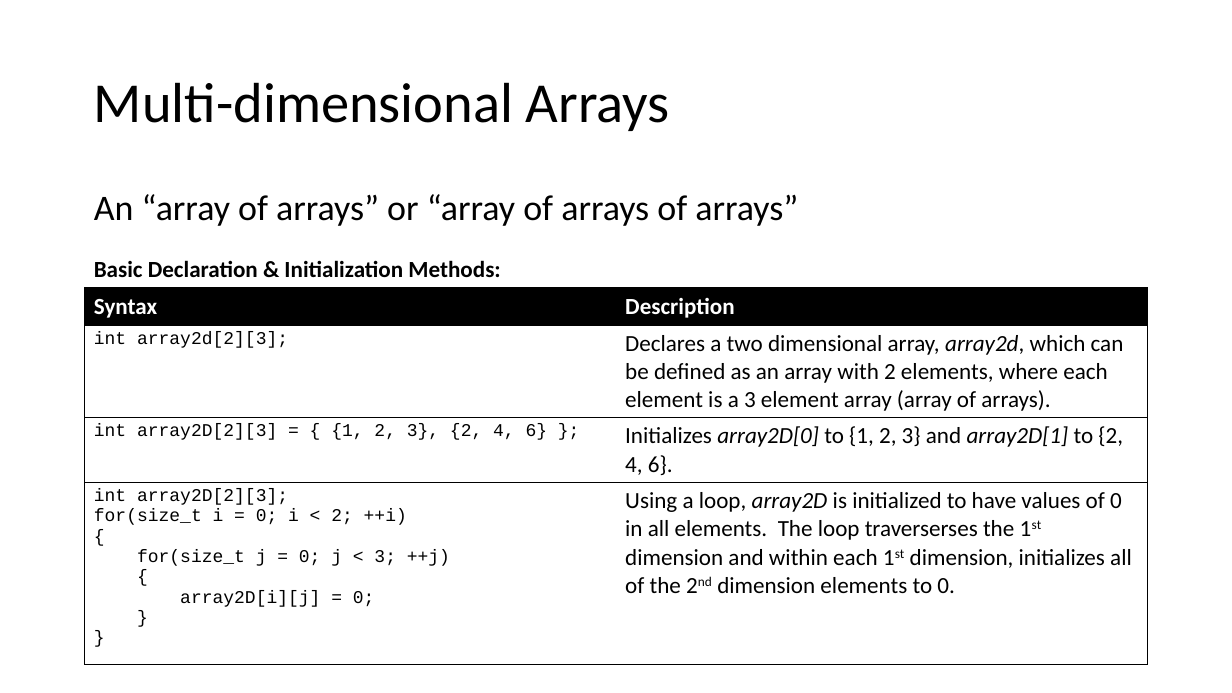
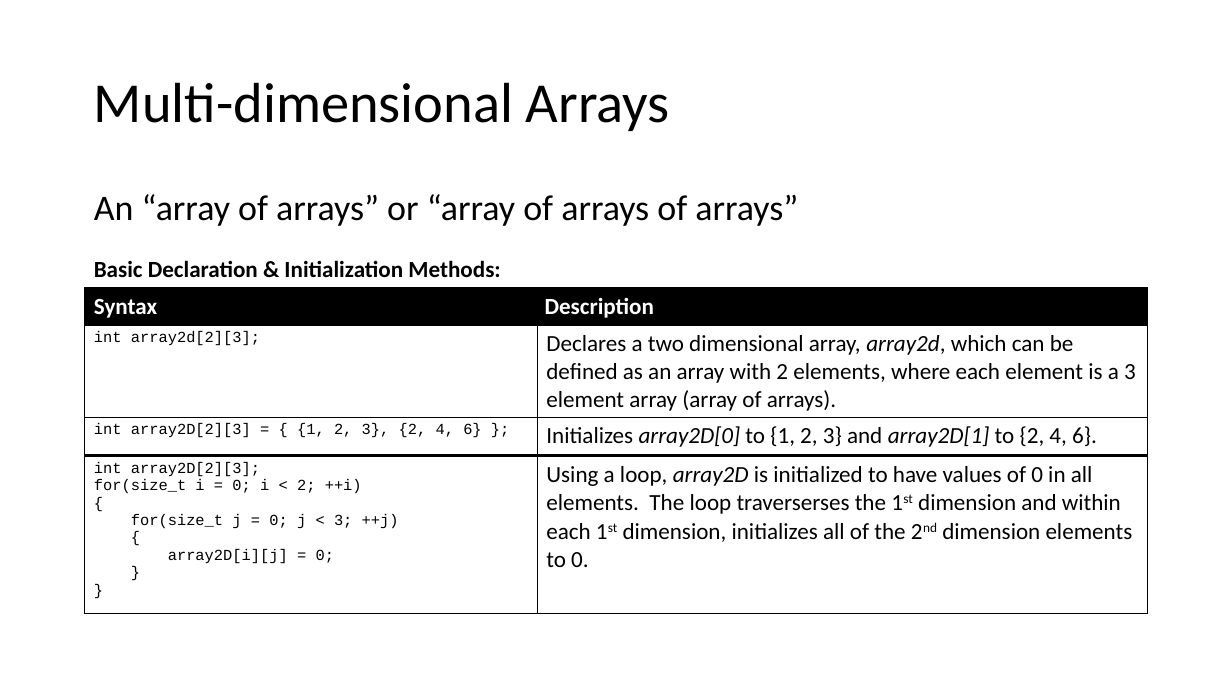
Before and after one commit to donaldsawyer/Demos, a slide deck: slide 12 of ARCC/intro_to_arrays_in_cpp/intro_to_arrays_in_cpp.pptx. Drawn at 1232x693 pixels with LibreOffice and Linux fonts; fonts in the diff are those of the drawing. Boxes give left, top, right and bottom in pixels: in the first picture for what was removed or moved away, otherwise in the second. Text is boxed around its words. In the diff, an @@ line names an element or a change of style, - is before the commit and + after.

```diff
--- a/ARCC/intro_to_arrays_in_cpp/intro_to_arrays_in_cpp.pptx
+++ b/ARCC/intro_to_arrays_in_cpp/intro_to_arrays_in_cpp.pptx
@@ table added at [85,287,1148,325], 1 rows, 2 columns @@
+Syntax | Description
@@ table added at [85,324,1148,417], 1 rows, 2 columns @@
+int array2d[2][3]; | Declares a two dimensional array, array2d, which can be defined as an array with 2 elements, where each element is a 3 element array (array of arrays).
@@ table added at [85,417,1148,455], 1 rows, 2 columns @@
+int array2D[2][3] = { {1, 2, 3}, {2, 4, 6} }; | Initializes array2D[0] to {1, 2, 3} and array2D[1] to {2, 4, 6}.
@@ table at [85,456,1148,613] @@
-row 1: Syntax | Description
-row 2: int array2d[2][3]; | Declares a two dimensional array, array2d, which can be defined as an array with 2 elements, where each element is a 3 element array (array of arrays).
-row 3: int array2D[2][3] = { {1, 2, 3}, {2, 4, 6} }; | Initializes array2D[0] to {1, 2, 3} and array2D[1] to {2, 4, 6}.
@@ table: place and size @@
-table at [85,287,1148,664]
+table at [85,456,1148,613]
```
Also in this commit, not shown: 5 other slides changed.
